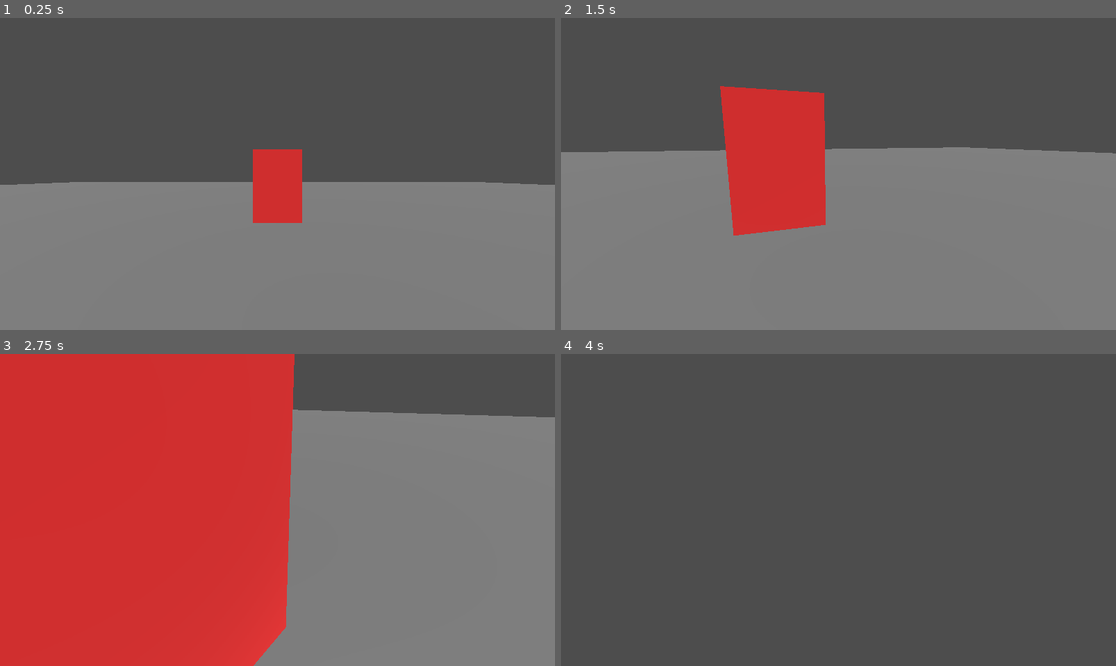
Above: before the commit, frames 1-4 (two rows, left to right).
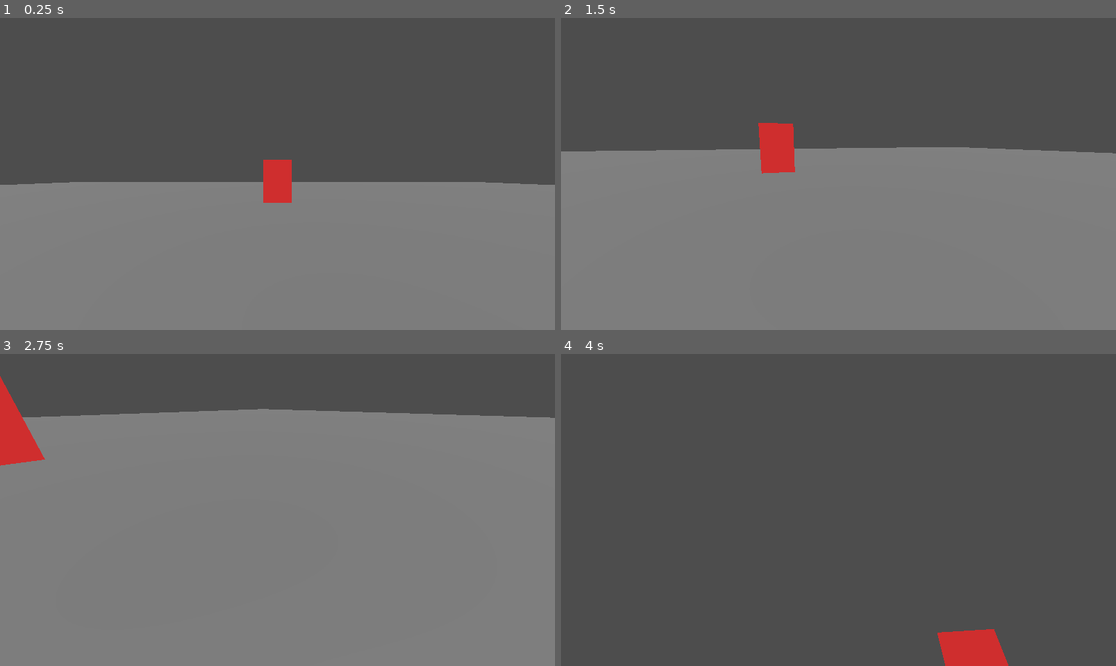
Above: after the commit, the same moments.

Repository: AniblimaxDeveloper/GRAVRIEDE-FILCRY
Game: Godot game, scene res://src/dunia3d.tscn
Same seed, same stepped clock (60 frames per second), same inputs: the game is played once before the commit and once after it.
Inputs (mouse positions are in pixels of both pictures, inside the frame that each line leads up to):
- Up to frame 1 (0.25 s): no input
- Up to frame 2 (1.5 s): tap Enter at 0.5 s; move the mouse to (960, 158) at 0.52 s; click (960, 158) at 0.67 s; drag from (727, 189) to (810, 236) at 1.27 s
- Up to frame 3 (2.75 s): move the mouse to (333, 441) at 2.02 s; click (333, 441) at 2.17 s
- Up to frame 4 (4 s): drag from (810, 572) to (672, 463) at 2.77 s; tap Space at 3.5 s; move the mouse to (1005, 556) at 3.52 s; click (1005, 556) at 3.67 s

The runs differ from the first frame. In frame 1, 1.4% of the frame differs, in the area x 45-55%, y 42-66%; in frame 2, 7.1%; in frame 3, 51%, in the area x 0-100%, y 0-100%; in frame 4, 1.2%.

Commit message:
Menambahkan ikon asli dan kontrol sentuh (Tap to walk, swipe to look)

Diff:
--- a/src/dunia3d.gd
+++ b/src/dunia3d.gd
@@ -4,6 +4,7 @@
 var rotation_y = 0.0
 var player_node = null
 var camera = null
+var is_walking = false
 
 func _ready():
     # 1. Lantai
@@ -18,7 +19,7 @@
     var mesh_kotak = BoxMesh.new()
     mesh_kotak.size = Vector3(2, 3, 2)
     kotak.mesh = mesh_kotak
-    kotak.position = Vector3(0, 1.5, -10) # Taruh agak jauh
+    kotak.position = Vector3(0, 1.5, -15)
     var material = StandardMaterial3D.new()
     material.albedo_color = Color(1, 0.2, 0.2)
     kotak.material_override = material
@@ -41,7 +42,7 @@
 
 # Fungsi mendeteksi sentuhan di layar HP
 func _input(event):
-    # Jika layar digeser (untuk melihat sekeliling)
+    # Jika layar digeser (Lihat sekeliling)
     if event is InputEventScreenDrag:
         rotation_y -= event.relative.x * 0.005
         rotation_x -= event.relative.y * 0.005
@@ -50,8 +51,16 @@
         player_node.rotation = Vector3(0, rotation_y, 0)
         camera.rotation = Vector3(rotation_x, 0, 0)
 
-# Fungsi gerak otomatis maju (karena kita belum bikin joystick)
+    # Jika layar ditahan (Jalan maju)
+    elif event is InputEventScreenTouch:
+        if event.pressed:
+            is_walking = true
+        else:
+            is_walking = false
+
+# Fungsi gerak
 func _process(delta):
-    # Player akan selalu berjalan maju perlahan
-    var speed = 3.0
-    player_node.position.z -= speed * delta
+    if is_walking:
+        var speed = 4.0
+        var arah_maju = player_node.transform.basis.z
+        player_node.position -= arah_maju * speed * delta
Binary file added: icon.png
